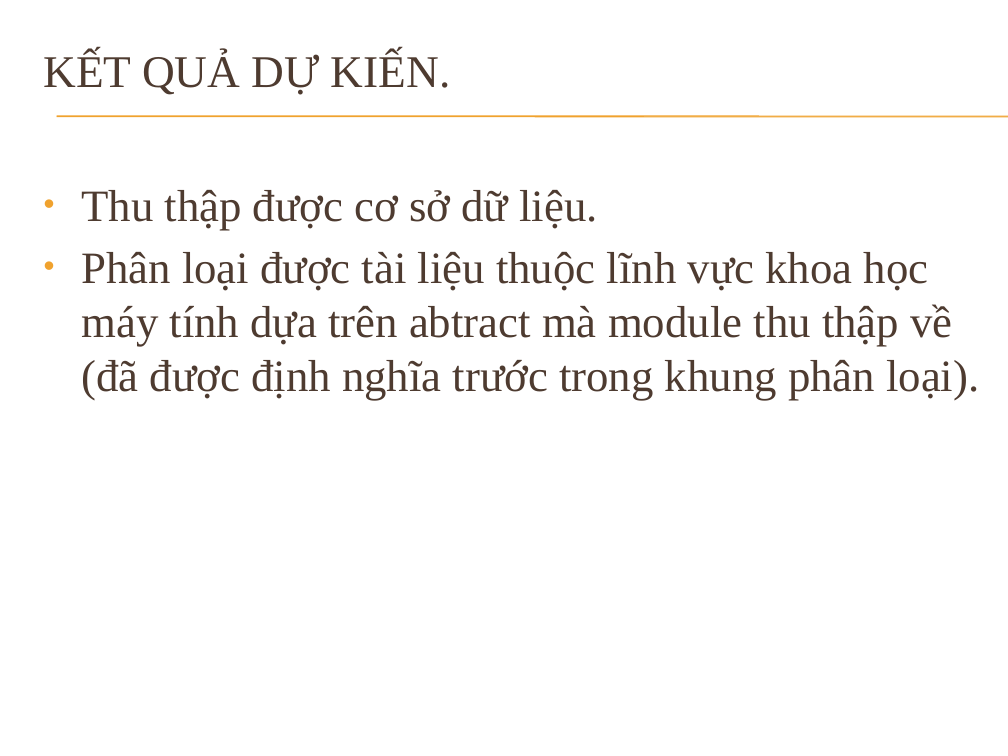
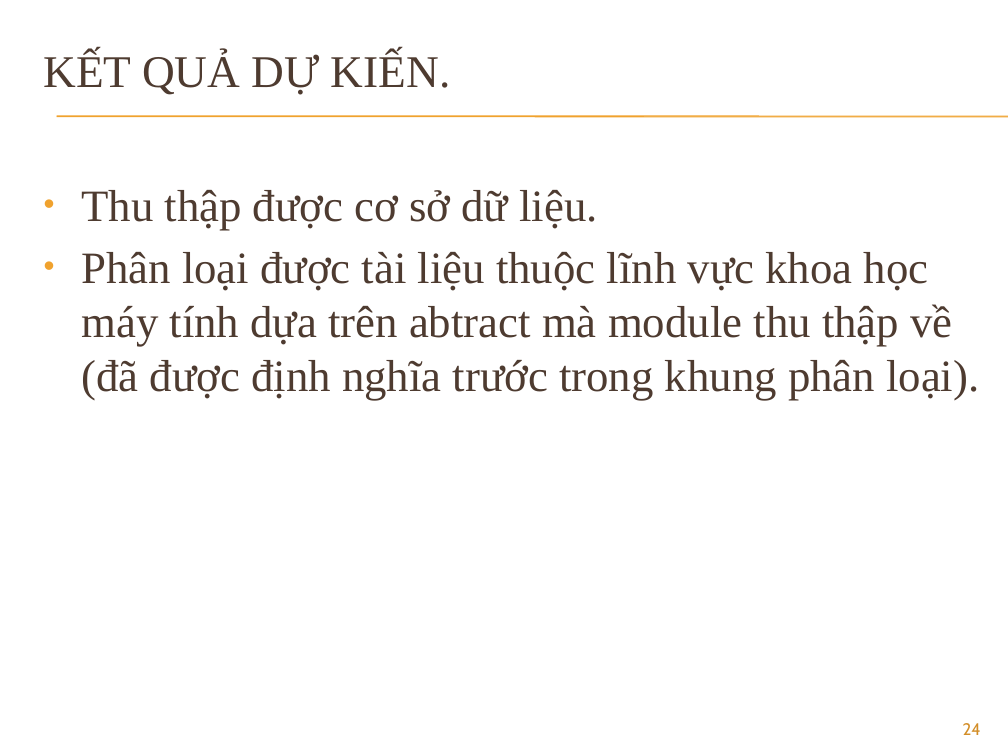
Before and after one commit to tiendv/detaitotnghiep, a slide deck: slide 24 of Outline thesis/De cuong/Slide Bao Cao.pptx (slide 19 before the commit). Drawn at 1008x756 pixels with LibreOffice and Linux fonts; fonts in the diff are those of the drawing; background and template pictures are left out. Boxes give left, top, right and bottom in pixels: in the first picture for what was removed or moved away, otherwise in the second. Text is boxed around its words. In the diff, an @@ line names an element or a change of style, - is before the commit and + after.

```diff
--- a/Outline thesis/De cuong/Slide Bao Cao.pptx
+++ b/Outline thesis/De cuong/Slide Bao Cao.pptx
@@ page number added at (x1=963, y1=723, x2=981, y2=735), 12 pt, text #D48F29 @@
+24
```
Also in this commit, not shown: 16 other slides changed, 9 slides added, 4 slides removed, 1 other file.
